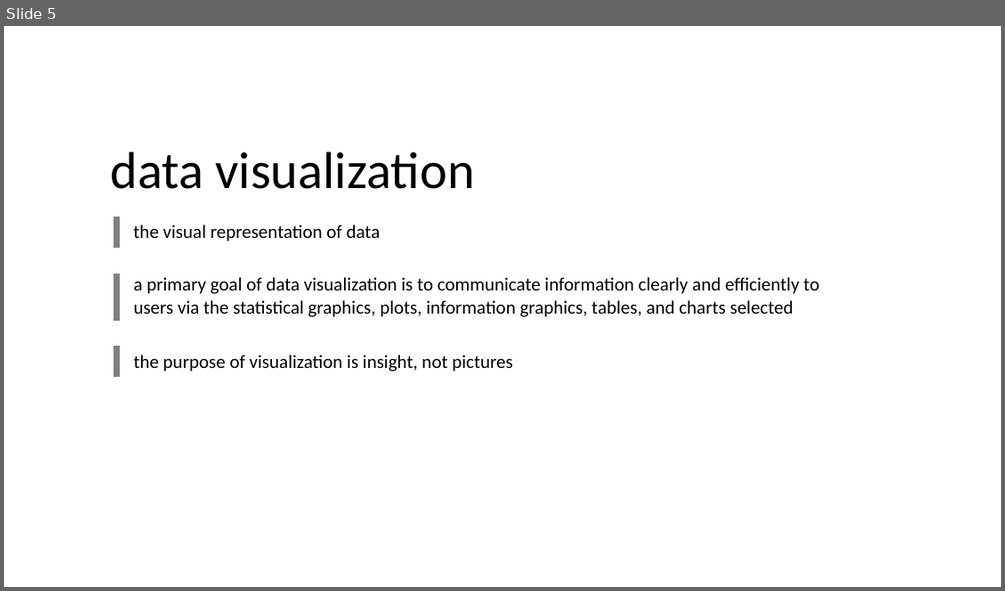
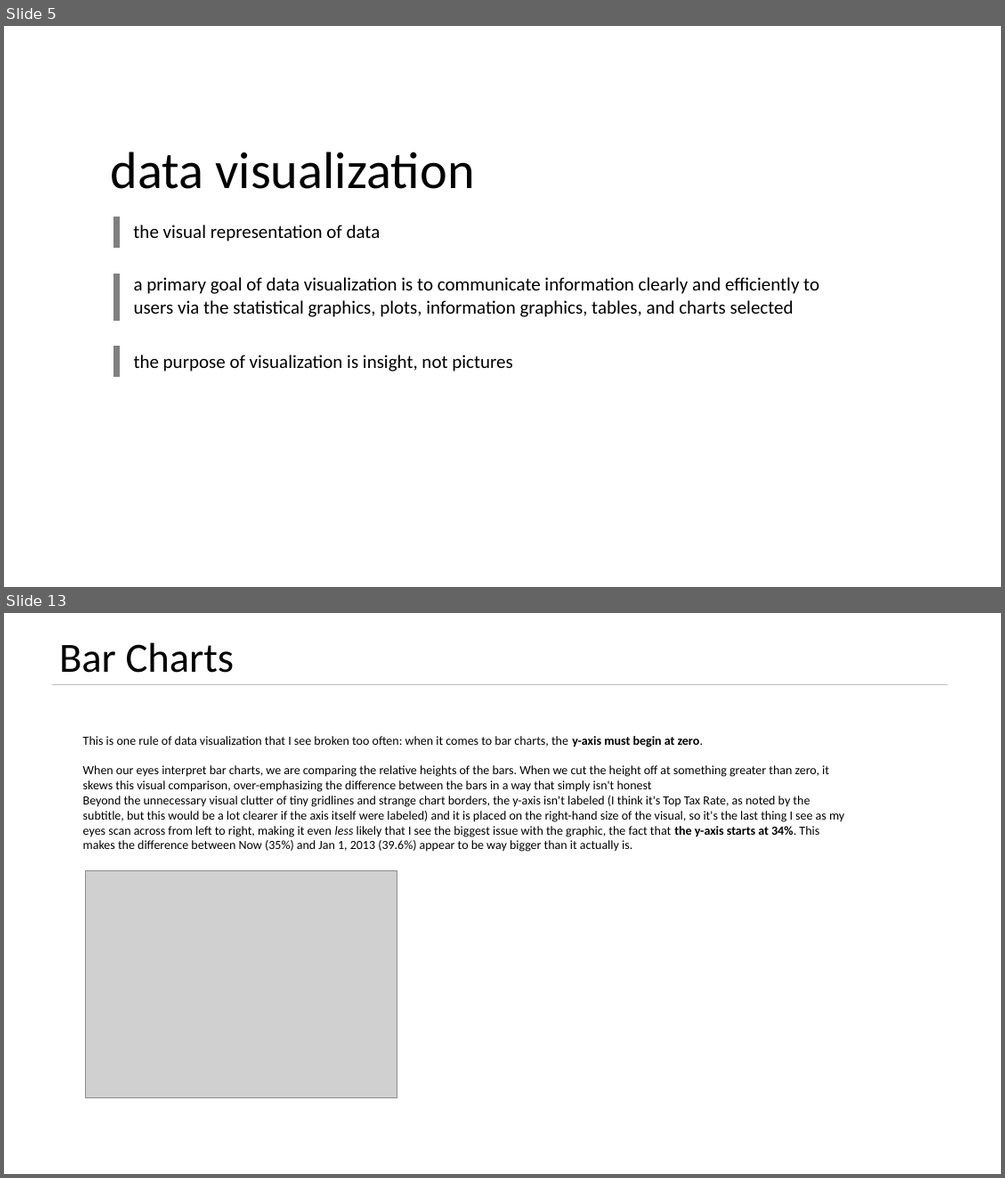
Before and after one commit to kushkul/Intro-to-Analytics, a slide deck: Visualization/Lesson 8 Visualization 1.pptx. Shown one above the other, each under a label of ours: slide 5 before the commit, slides 5 and 13 after it; the slides between them are not shown. The pictures are 1005x591 and 1005x1178 pixels, drawn with LibreOffice and Linux fonts; fonts in the diff are those of the drawing; grey boxes stand for pictures. Boxes give left, top, right and bottom in pixels: in the first picture for what was removed or moved away, otherwise in the second. Text is boxed around its words. In the diff, an @@ line names an element or a change of style, - is before the commit and + after.

Commit message:
Add bar chart details

```diff
--- a/Visualization/Lesson 8 Visualization 1.pptx
+++ b/Visualization/Lesson 8 Visualization 1.pptx
@@ slide 13 added at <box>4,613,1001,1174</box>, background #FFFFFF @@
@@ title added at <box>59,642,235,673</box>, 40 pt, text #000000 @@
+Bar Charts
@@ line added from (52, 685) to (947, 685), #BFBFBF 0.5 pt @@
@@ text added at <box>83,736,844,852</box>, 12 pt, text #000000 @@
+This is one rule of data visualization that I see broken too often: when it comes to bar charts, the y-axis must begin at zero.
+When our eyes interpret bar charts, we are comparing the relative heights of the bars. When we cut the height off at something greater than zero, it skews this visual comparison, over-emphasizing the difference between the bars in a way that simply isn't honest
+Beyond the unnecessary visual clutter of tiny gridlines and strange chart borders, the y-axis isn't labeled (I think it's Top Tax Rate, as noted by the subtitle, but this would be a lot clearer if the axis itself were labeled) and it is placed on the right-hand size of the visual, so it's the last thing I see as my eyes scan across from left to right, making it even less likely that I see the biggest issue with the graphic, the fact that the y-axis starts at 34%. This makes the difference between Now (35%) and Jan 1, 2013 (39.6%) appear to be way bigger than it actually is.
@@ picture added at <box>86,871,397,1097</box> @@
```
Also in this commit, not shown: 1 slide changed, 15 other slides added.
